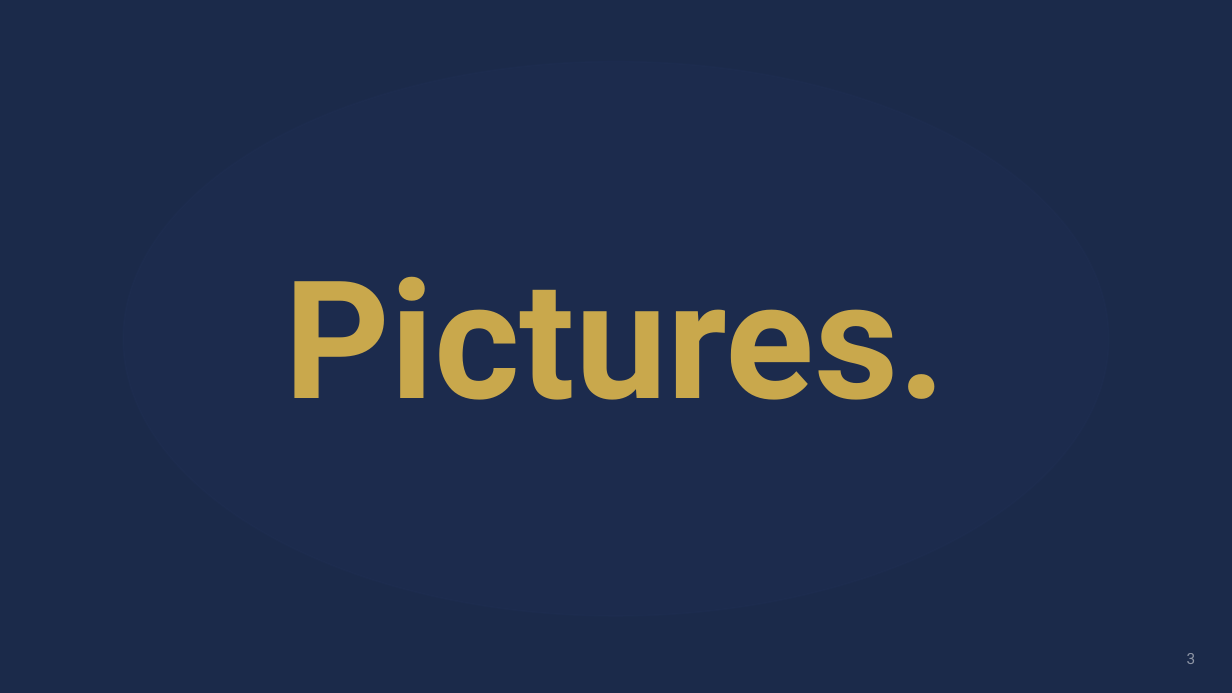
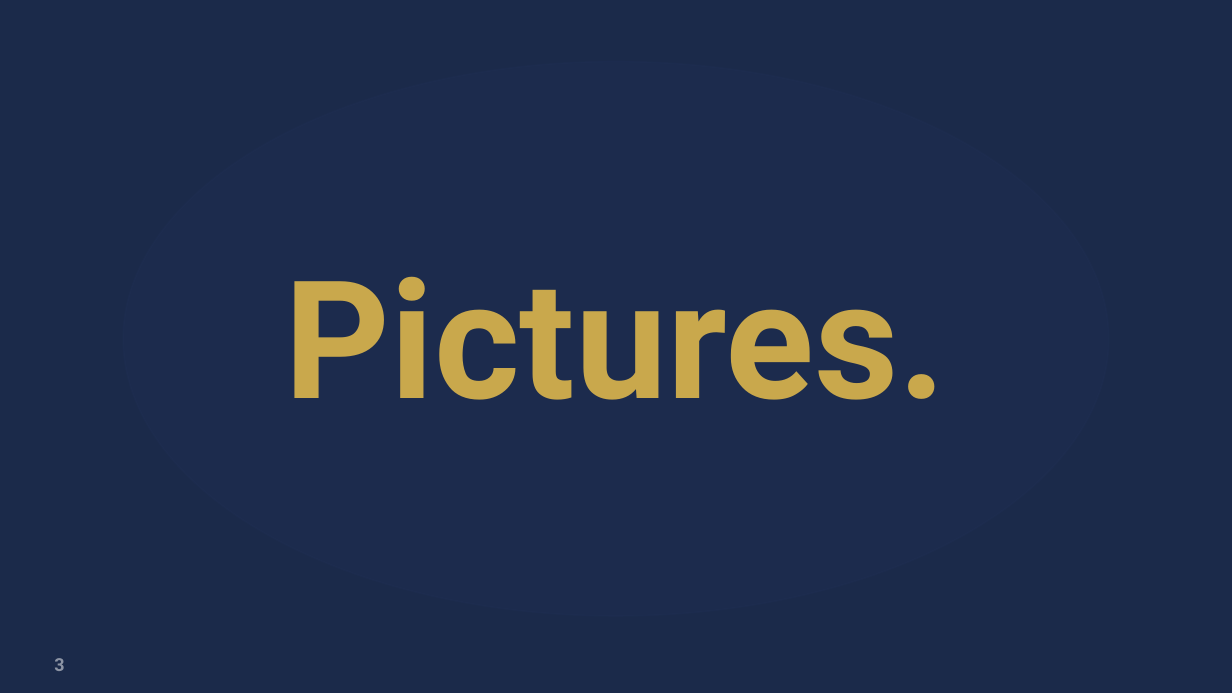
Before and after one commit to brhackerson/the-hope-habit, a slide deck: slide 3 of talks/hope-practice.pptx. Drawn at 1232x693 pixels with LibreOffice and Linux fonts; fonts in the diff are those of the drawing. Boxes give left, top, right and bottom in pixels: in the first picture for what was removed or moved away, otherwise in the second. Text is boxed around its words. In the diff, an @@ line names an element or a change of style, - is before the commit and + after.

```diff
--- a/talks/hope-practice.pptx
+++ b/talks/hope-practice.pptx
@@ page number added at bbox=[54, 658, 64, 671], 10.5 pt, text #FFFFFF at 50% opacity, bold @@
+3
@@ text removed at bbox=[1187, 653, 1196, 664] @@
-3
```
Also in this commit, not shown: 17 other slides changed.
